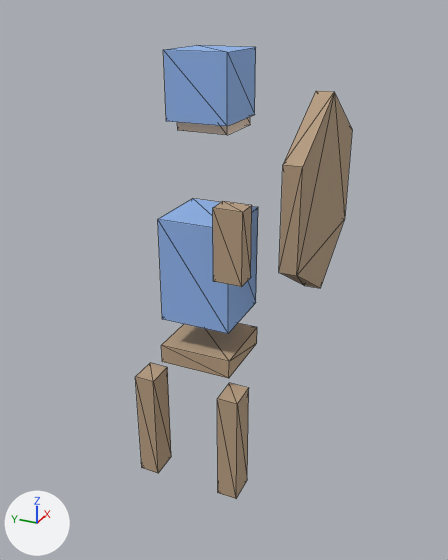
Two versions of the glTF model assets/models/vanguard/vanguard_archer.glb, one commit apart.
Both versions are drawn from a camera (50 mm lens) standing at (-38.0, -18.7, 40.4) and looking at (4.8, 0.5, 19.0). Arrows for +X, +Y and +Z are at lower left; the lights stay in place. The picture after the commit comes second. Mesh edges are drawn as thin lines. Vertices at exactly the same position are counted once.

Before the edit, the objects in view are built like this:
```python
me_cube = bpy.data.meshes.new('Cube')
me_cube.from_pydata(...)  # a box spanning x -3.6..-1.4, y -4.3..-2.7, z 4.5..13.5; a box spanning x -3.6..-1.4, y 2.7..4.3, z 4.5..13.5; a box spanning x -1.8..3.8, y -2.8..2.8, z 18.0..26.0; a box spanning x -1.9..3.9, y -2.9..2.9, z 14.2..15.8; a box spanning x 0.0..4.0, y -1.9..1.9, z 32.0..36.0; a box spanning x -0.9..3.9, y -2.2..2.2, z 32.8..37.2; a 6-sided cylinder along y spanning x 1.6..15.4, y -6.7..-5.3, z 18.0..34.0; a box spanning x -4.8..-3.2, y -5.0..-3.0, z 23.5..28.5
me_cube.materials.append(mat_main)
ob_vanguard_archer = bpy.data.objects.new('vanguard_archer', me_cube)
ob_vanguard_archer.location = (0.0, 0.0, 0.0)
```
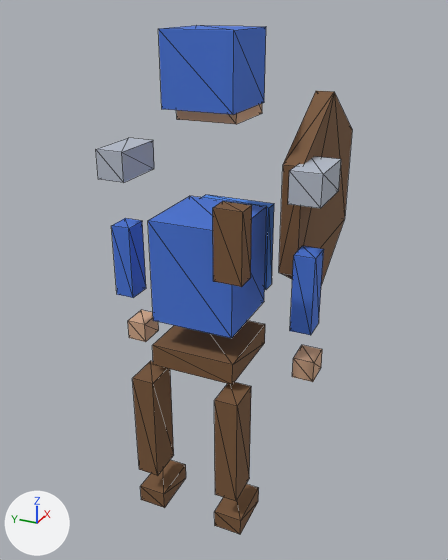
Changed parts and their boxes [x1, y1, x2, y2] in the pictures (448 x 560 px):
'vanguard_archer', reshaped (18% wider, 12% taller)
    before: [135, 45, 352, 499]
    after: [96, 25, 352, 534]
part 1 of me_cube, added (brown)
    after: [214, 382, 251, 501]
part 2 of me_cube, added (brown)
    after: [132, 361, 174, 475]
part 3 of me_cube, added (brown)
    after: [215, 484, 259, 534]
part 4 of me_cube, added (brown)
    after: [140, 460, 186, 508]
part 5 of me_cube, added
    after: [148, 196, 267, 338]
part 6 of me_cube, added
    after: [201, 195, 274, 290]
part 7 of me_cube, added (brown)
    after: [152, 321, 265, 385]
part 8 of me_cube, added
    after: [288, 156, 341, 208]
part 9 of me_cube, added
    after: [96, 138, 154, 183]
part 10 of me_cube, added
    after: [290, 246, 324, 335]
part 11 of me_cube, added (brown)
    after: [292, 345, 322, 382]
part 12 of me_cube, added
    after: [111, 218, 146, 298]
part 13 of me_cube, added (beige)
    after: [128, 310, 159, 342]
part 14 of me_cube, added (brown)
    after: [176, 103, 262, 124]
part 15 of me_cube, added
    after: [158, 25, 266, 115]
part 16 of me_cube, deleted
    before: [135, 45, 258, 499]
part 17 of me_cube, recoloured (beige to brown)
    both: [213, 91, 352, 287]

What changed in the scene script:
```text
Change me_cube:
    used by ob_vanguard_archer; location = (0.0, 0.0, 0.0)
    remove me_cube.from_pydata(...)  # 68 vertices, 104 faces; spans x -4.8..15.4, y -6.7..4.3, z 4.5..37.2
    add me_cube.from_pydata(...)  # 140 vertices, 212 faces; spans x -4.8..15.4, y -8.6..8.6, z 0.8..38.5
    me_cube part 1: a new loose piece, a box spanning x -3.9..-1.1, y -4.4..-2.6, z 4.5..13.5, in mat_main
    me_cube part 2: a new loose piece, a box spanning x -3.9..-1.1, y 2.6..4.4, z 4.5..13.5, in mat_main
    me_cube part 3: a new loose piece, a box spanning x -3.5..0.5, y -4.7..-2.3, z 0.8..2.2, in mat_main
    me_cube part 4: a new loose piece, a box spanning x -3.5..0.5, y 2.3..4.7, z 0.8..2.2, in mat_main
    me_cube part 5: a new loose piece, a box spanning x -2.2..4.2, y -3.2..3.2, z 18.0..26.0, in mat_main
    me_cube part 6: a new loose piece, a box spanning x 5.4..6.6, y -3.0..3.0, z 18.5..25.5, in mat_main
    me_cube part 7: a new loose piece, a box spanning x -2.4..4.4, y -3.4..3.4, z 14.1..15.9, in mat_main
    me_cube part 8: a new loose piece, a box spanning x -0.2..4.2, y -8.6..-6.4, z 27.9..30.1, in mat_main
    me_cube part 9: a new loose piece, a box spanning x -0.2..4.2, y 6.4..8.6, z 27.9..30.1, in mat_main
    me_cube part 10: a new loose piece, a box spanning x 0.5..2.5, y -8.3..-6.7, z 18.0..24.0, in mat_main
    me_cube part 11: a new loose piece, a box spanning x 1.9..4.1, y -8.4..-6.7, z 13.1..14.9, in mat_main
    me_cube part 12: a new loose piece, a box spanning x 0.5..2.5, y 6.7..8.3, z 18.0..24.0, in mat_main
    me_cube part 13: a new loose piece, a box spanning x 1.9..4.1, y 6.7..8.4, z 13.1..14.9, in mat_main
    me_cube part 14: a new loose piece, a box spanning x 0.6..5.4, y -2.2..2.2, z 32.6..37.4, in mat_main
    me_cube part 15: a new loose piece, a box spanning x -0.8..4.8, y -2.6..2.6, z 33.5..38.5, in mat_main
    me_cube part 16: 6 loose pieces with 48 vertices, spanning x -3.6..4.0, y -4.3..4.3, z 4.5..37.2, are deleted
    me_cube part 17: 32 kept faces spanning x -4.8..15.4, y -6.7..-3.0, z 18.0..34.0 get new vertex colours; the middle colour goes from beige #b89e81 to brown #7a5738
```
